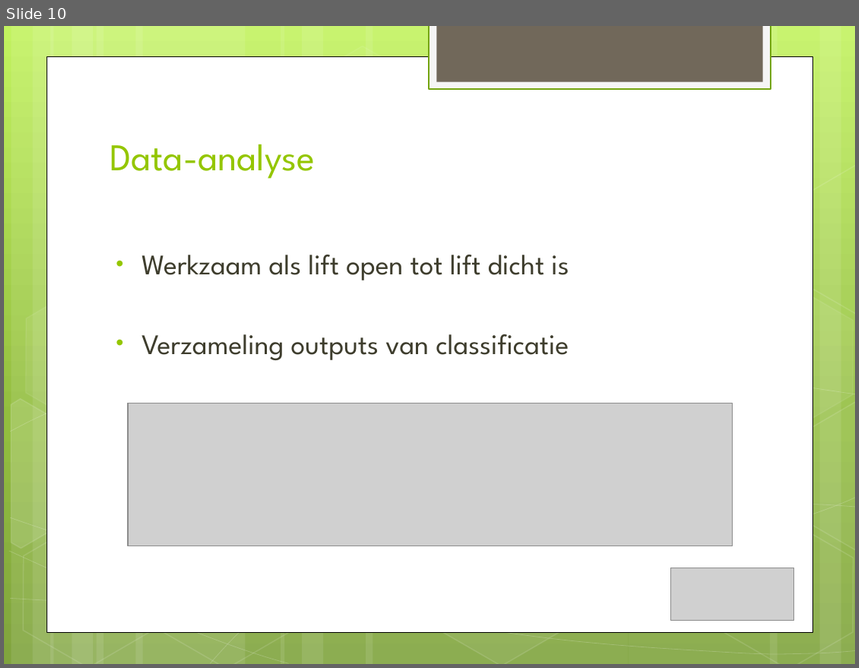
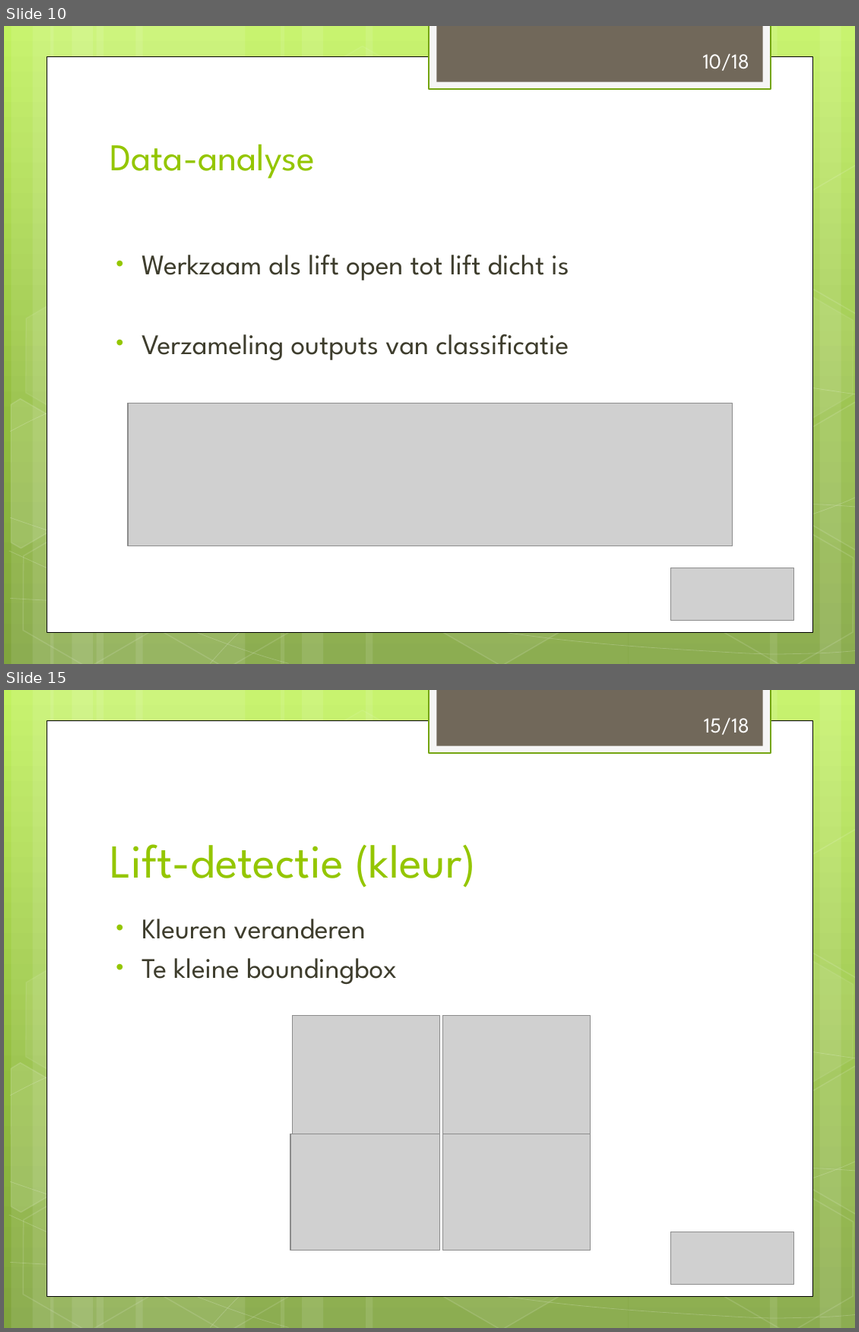
Before and after one commit to Suresh25/imaging-project-group-5, a slide deck: TI2710-D.pptx. Shown one above the other, each under a label of ours: slide 10 before the commit, slides 10 and 15 after it; the slides between them are not shown. The pictures are 859x668 and 859x1332 pixels, drawn with LibreOffice and Linux fonts; fonts in the diff are those of the drawing; grey boxes stand for pictures. Boxes give left, top, right and bottom in pixels: in the first picture for what was removed or moved away, otherwise in the second. Text is boxed around its words. In the diff, an @@ line names an element or a change of style, - is before the commit and + after.

```diff
--- a/TI2710-D.pptx
+++ b/TI2710-D.pptx
@@ slide 15 added at <box>4,690,855,1328</box>, background gradient #C3F35F to #93BF3F to #81A53E; not listed: 31 template elements that a slide beside it also shows @@
@@ text added at <box>704,717,750,735</box>, 18 pt, text #FFFFFF @@
+15/18
@@ title added at <box>110,844,476,888</box>, 40 pt, text #94C600 @@
+Lift-detectie (kleur)
@@ text added at <box>142,919,397,984</box>, 24 pt, text #3E3D2D @@
+• Kleuren veranderen
+• Te kleine boundingbox
@@ picture added at <box>293,1016,439,1135</box> @@
@@ picture added at <box>443,1016,591,1135</box> @@
@@ picture added at <box>291,1135,441,1251</box> @@
@@ picture added at <box>443,1135,591,1251</box> @@
@@ picture added at <box>671,1232,794,1285</box> @@
@@ slide 10 changed as well @@
@@ text added at <box>703,53,750,71</box>, 18 pt, text #FFFFFF @@
+10/18
```
Also in this commit, not shown: 7 other slides changed, 8 other slides added, 1 slide removed, 1 other file.
